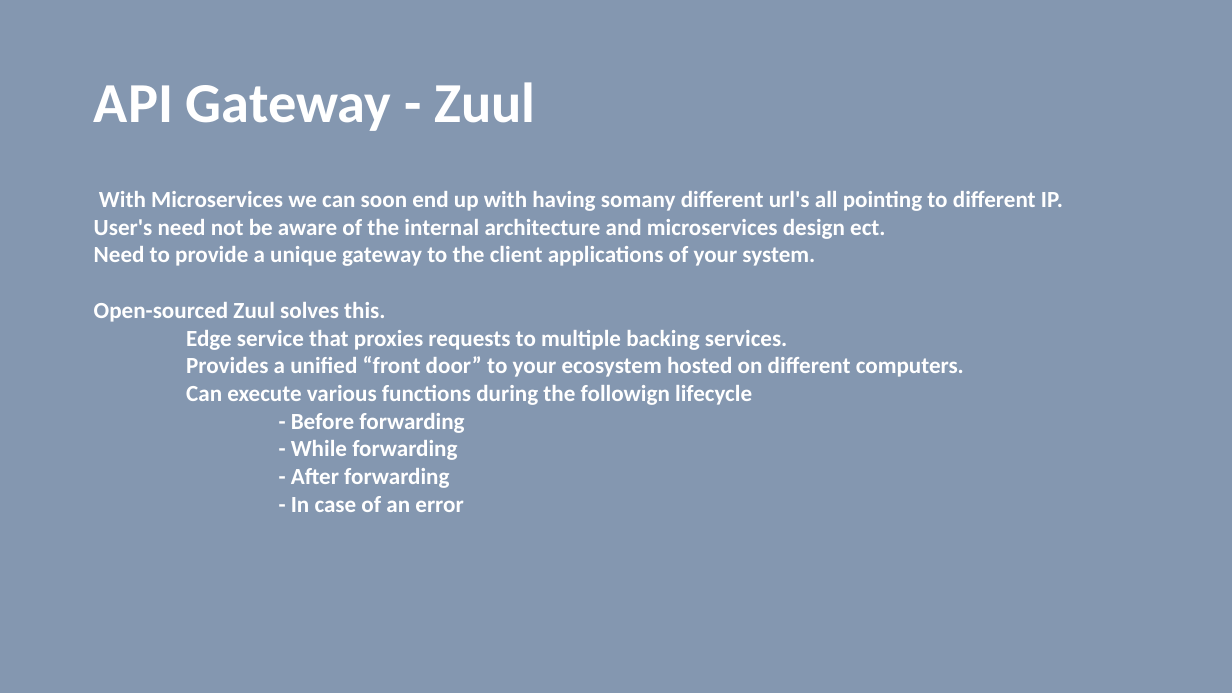
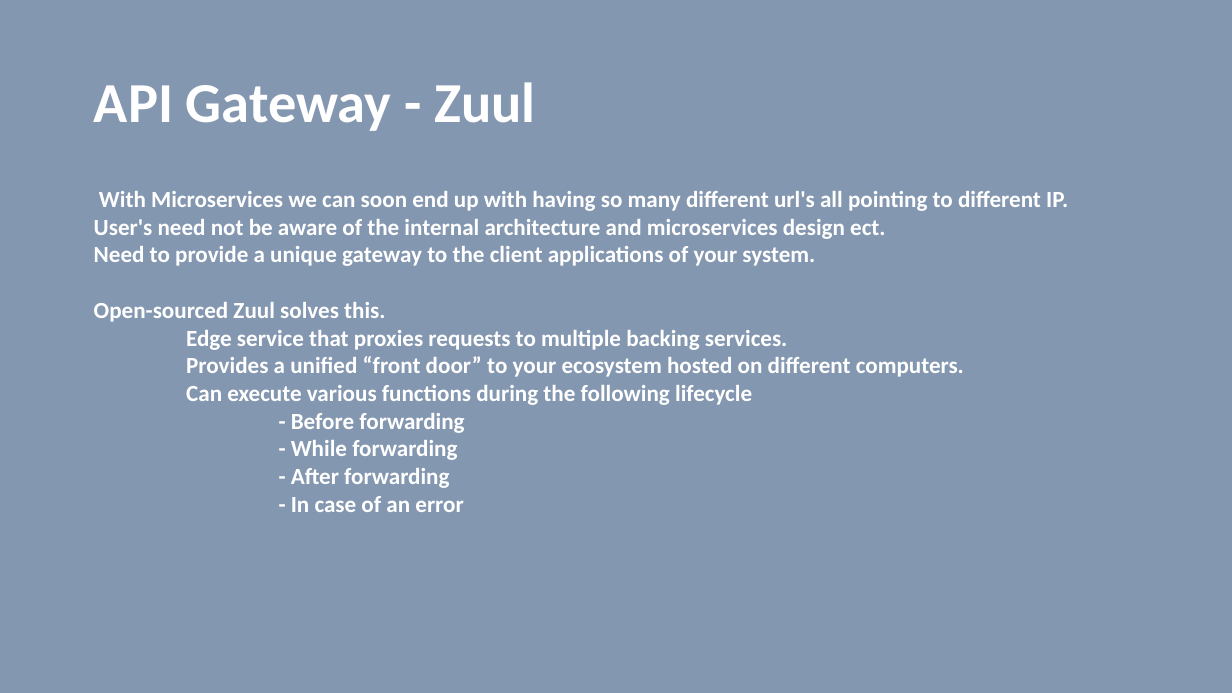
Before and after one commit to vilasvarghese/microservices, a slide deck: slide 25 of training/day3/Day3.pptx (slide 27 before the commit). Drawn at 1232x693 pixels with LibreOffice and Linux fonts; fonts in the diff are those of the drawing. Boxes give left, top, right and bottom in pixels: in the first picture for what was removed or moved away, otherwise in the second. Text is boxed around its words. In the diff, an @@ line names an element or a change of style, - is before the commit and + after.

```diff
--- a/training/day3/Day3.pptx
+++ b/training/day3/Day3.pptx
@@ text at [99,191,1068,211]: spaces changed @@
-With Microservices we can soon end up with having somany different url's all pointing to different IP.
+With Microservices we can soon end up with having so many different url's all pointing to different IP.
@@ text at [186,385,752,405]: text changed @@
-Can execute various functions during the followign lifecycle
+Can execute various functions during the following lifecycle
```
Also in this commit, not shown: 3 other slides changed, 2 slides removed, 8 other files.
